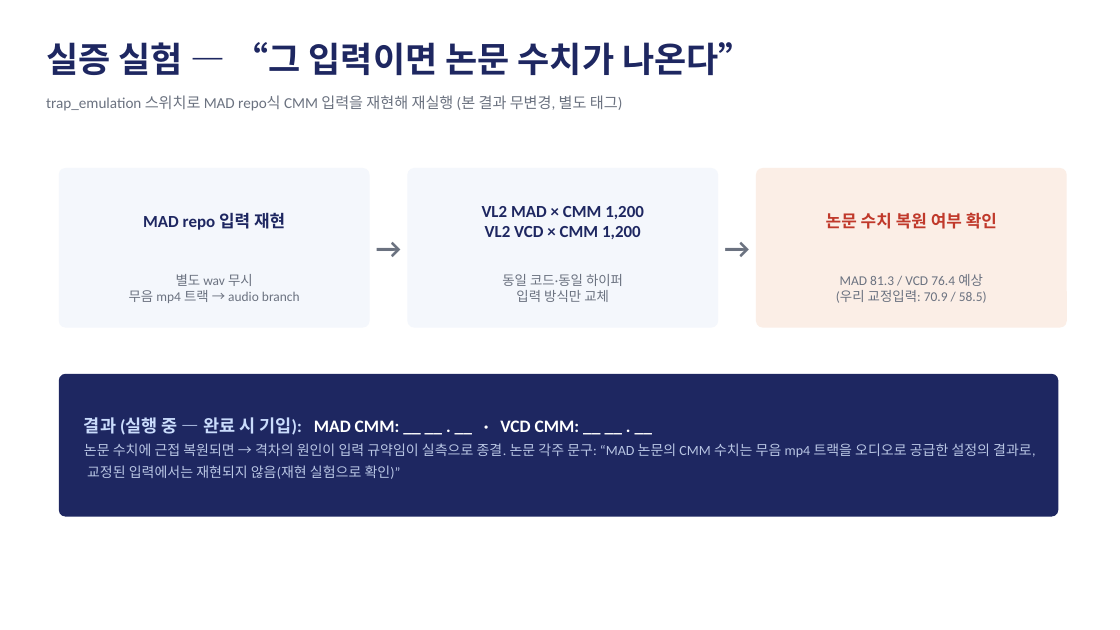
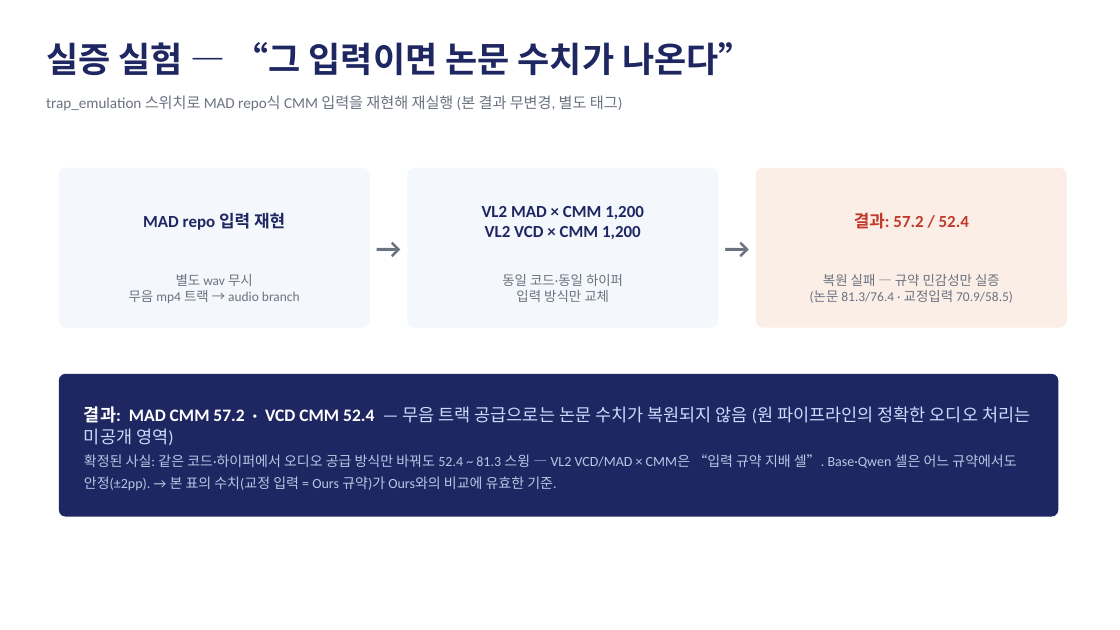
Before and after one commit to hsmai/Hallucination, a slide deck: slide 6 of docs/미팅_목표1_수치보고.pptx. Drawn at 1120x630 pixels with LibreOffice and Linux fonts; fonts in the diff are those of the drawing. Boxes give left, top, right and bottom in pixels: in the first picture for what was removed or moved away, otherwise in the second. Text is boxed around its words. In the diff, an @@ line names an element or a change of style, - is before the commit and + after.

```diff
--- a/docs/미팅_목표1_수치보고.pptx
+++ b/docs/미팅_목표1_수치보고.pptx
@@ text at box(854, 213, 969, 229): text changed @@
-논문 수치 복원 여부 확인
+결과: 57.2 / 52.4
@@ text at box(810, 274, 1013, 303): text changed @@
-MAD 81.3 / VCD 76.4 예상
-(우리 교정입력: 70.9 / 58.5)
+복원 실패 — 규약 민감성만 실증
+(논문 81.3/76.4 · 교정입력 70.9/58.5)
@@ text at box(84, 406, 1030, 490): text changed @@
-결과 (실행 중 — 완료 시 기입): MAD CMM: __ __ . __ · VCD CMM: __ __ . __
-논문 수치에 근접 복원되면 → 격차의 원인이 입력 규약임이 실측으로 종결. 논문 각주 문구: “MAD 논문의 CMM 수치는 무음 mp4 트랙을 오디오로 공급한 설정의 결과로, 교정된 입력에서는 재현되지 않음(재현 실험으로 확인)”
+결과: MAD CMM 57.2 · VCD CMM 52.4 — 무음 트랙 공급으로는 논문 수치가 복원되지 않음 (원 파이프라인의 정확한 오디오 처리는 미공개 영역)
+확정된 사실: 같은 코드·하이퍼에서 오디오 공급 방식만 바꿔도 52.4 ~ 81.3 스윙 — VL2 VCD/MAD × CMM은 “입력 규약 지배 셀”. Base·Qwen 셀은 어느 규약에서도 안정(±2pp). → 본 표의 수치(교정 입력 = Ours 규약)가 Ours와의 비교에 유효한 기준.
```
Also in this commit, not shown: 1 other slide changed.
